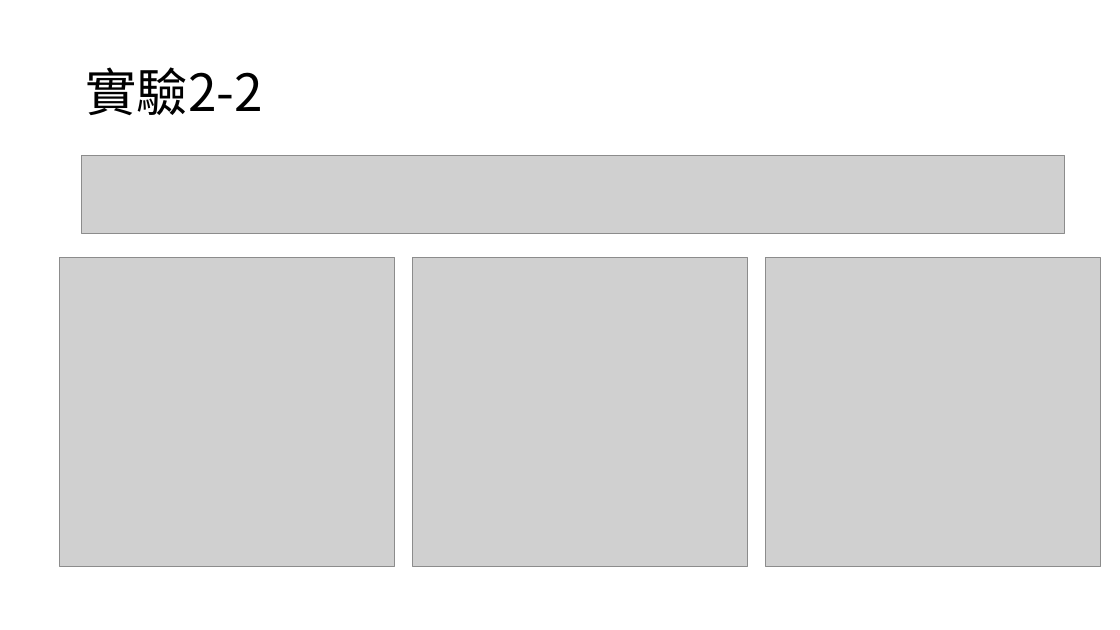
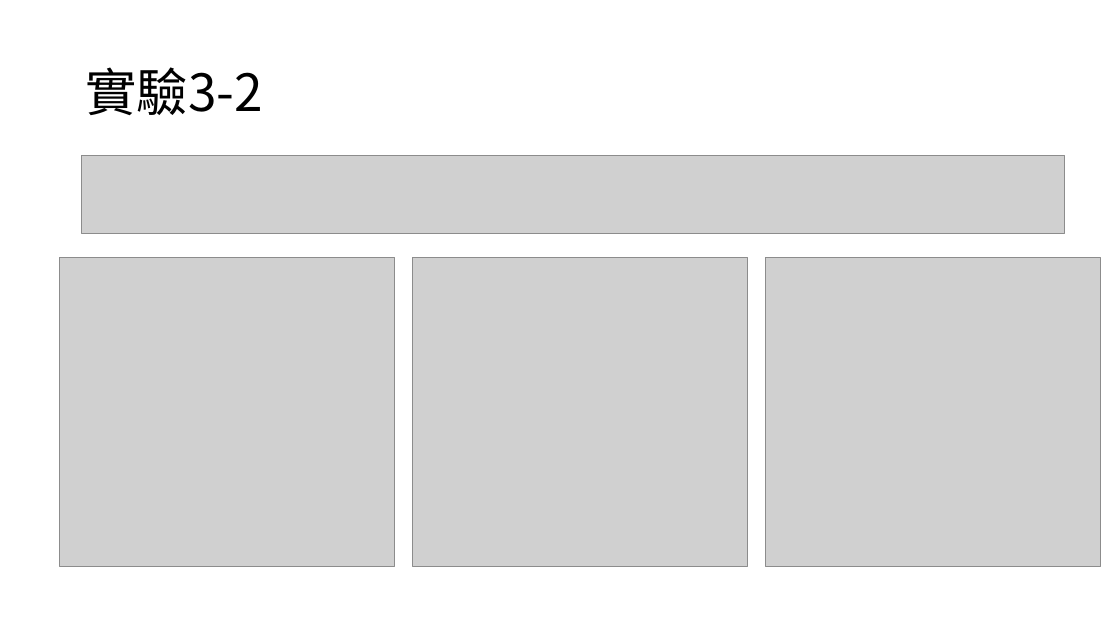
Before and after one commit to yeyi58095/control_lab, a slide deck: slide 12 of 實驗三/presentation/實驗三_第二組_葉彥辰_郭亮佑_蘇昱嘉.pptx (slide 9 before the commit). Drawn at 1120x630 pixels with LibreOffice and Linux fonts; fonts in the diff are those of the drawing; grey boxes stand for pictures. Boxes give left, top, right and bottom in pixels: in the first picture for what was removed or moved away, otherwise in the second. Text is boxed around its words. In the diff, an @@ line names an element or a change of style, - is before the commit and + after.

```diff
--- a/實驗三/presentation/實驗三_第二組_葉彥辰_郭亮佑_蘇昱嘉.pptx
+++ b/實驗三/presentation/實驗三_第二組_葉彥辰_郭亮佑_蘇昱嘉.pptx
@@ title at bbox=[85, 67, 263, 115]: text changed @@
-實驗2-2
+實驗3-2
```
Also in this commit, not shown: 12 other slides changed, 7 slides added.
